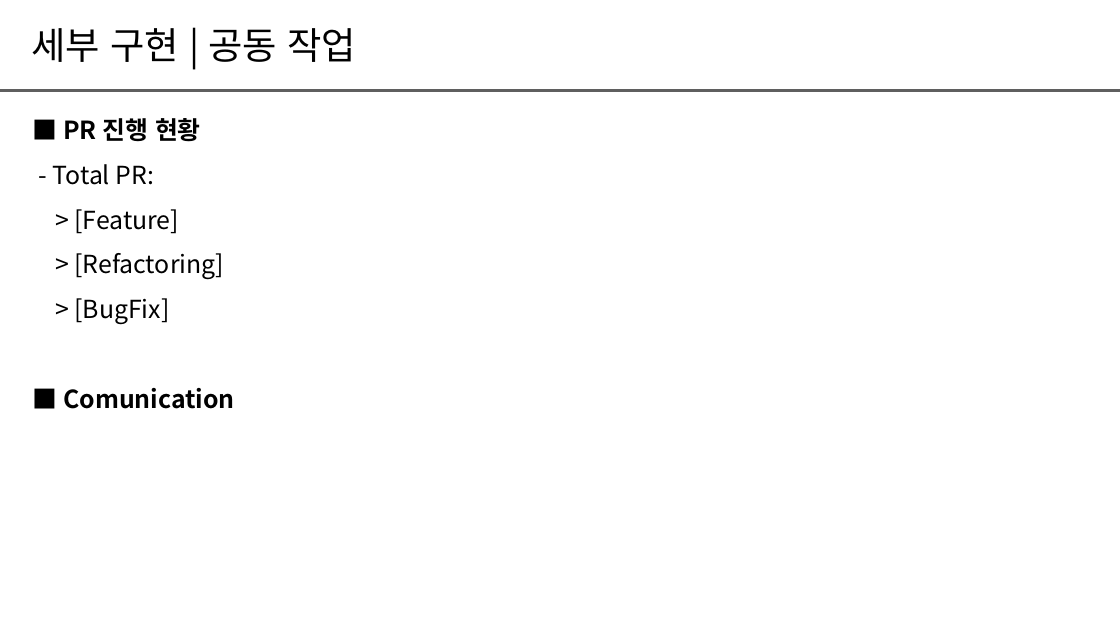
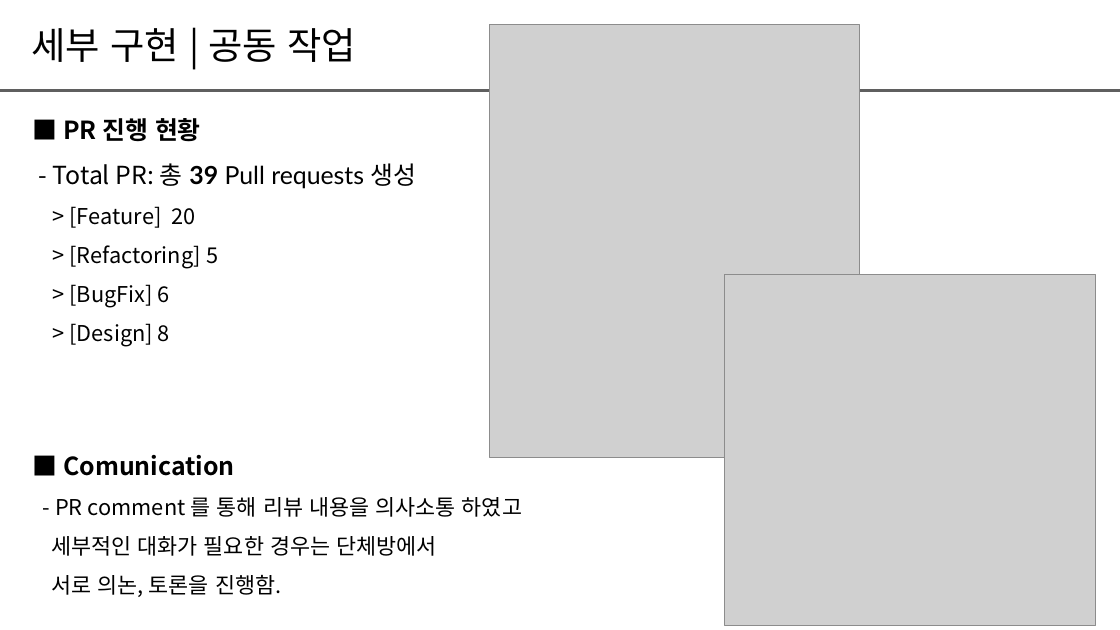
Before and after one commit to dongyub1015/Hit, a slide deck: slide 12 of Doc/CRA팀프로젝트_22년_9차_H팀_Hit.pptx. Drawn at 1120x630 pixels with LibreOffice and Linux fonts; fonts in the diff are those of the drawing; grey boxes stand for pictures. Boxes give left, top, right and bottom in pixels: in the first picture for what was removed or moved away, otherwise in the second. Text is boxed around its words. In the diff, an @@ line names an element or a change of style, - is before the commit and + after.

```diff
--- a/Doc/CRA팀프로젝트_22년_9차_H팀_Hit.pptx
+++ b/Doc/CRA팀프로젝트_22년_9차_H팀_Hit.pptx
@@ picture added at (489,25,860,457) @@
@@ text at (53,163,417,347): text changed; size 16 to 14 pt @@
-- Total PR:
-> [Feature]
-> [Refactoring]
-> [BugFix]
+- Total PR: 총 39 Pull requests 생성
+> [Feature] 20
+> [Refactoring] 5
+> [BugFix] 6
+> [Design] 8
@@ picture added at (725,274,1095,625) @@
@@ text at (51,497,522,597): paragraphs added @@
+- PR comment 를 통해 리뷰 내용을 의사소통 하였고
+세부적인 대화가 필요한 경우는 단체방에서
+서로 의논, 토론을 진행함.
```
Also in this commit, not shown: 5 other slides changed, 2 slides added, 1 slide removed.
